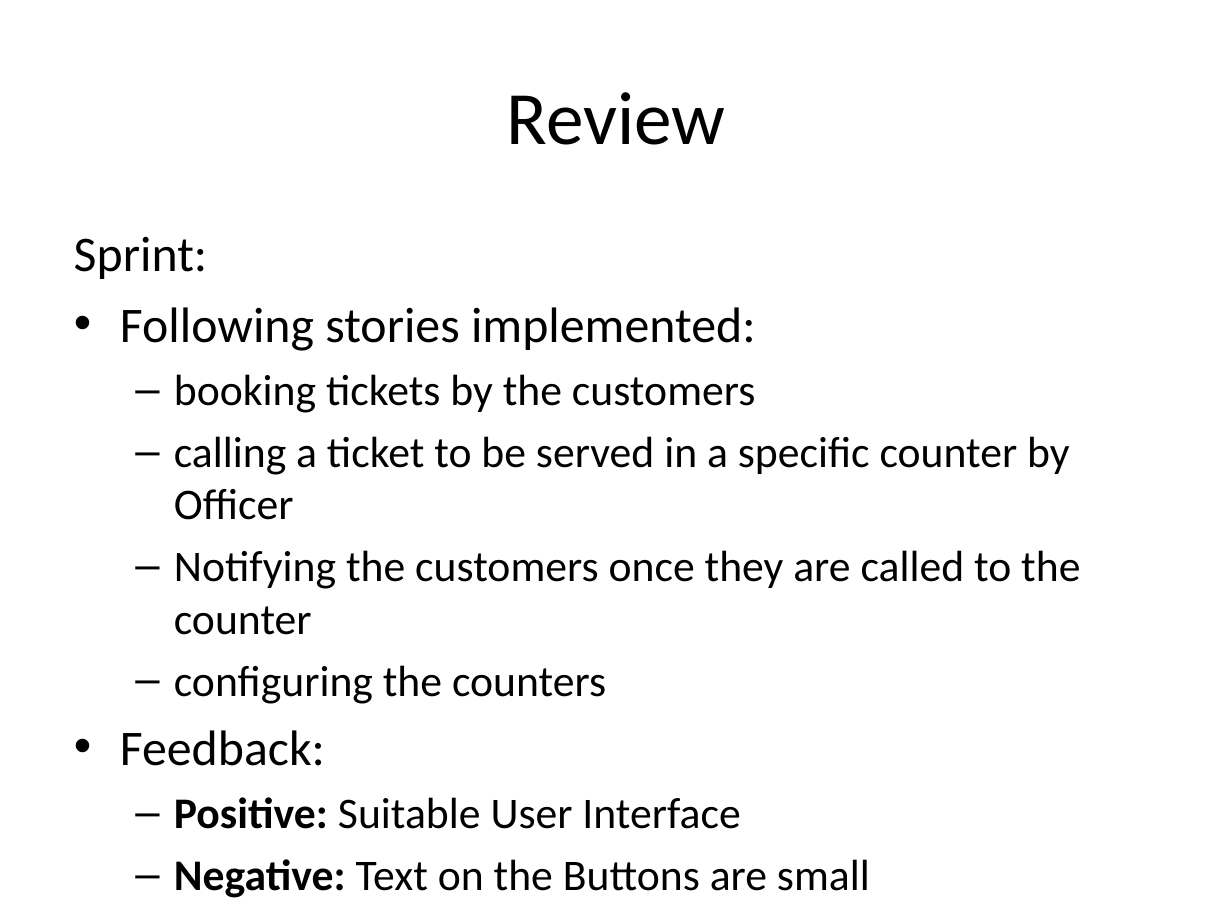
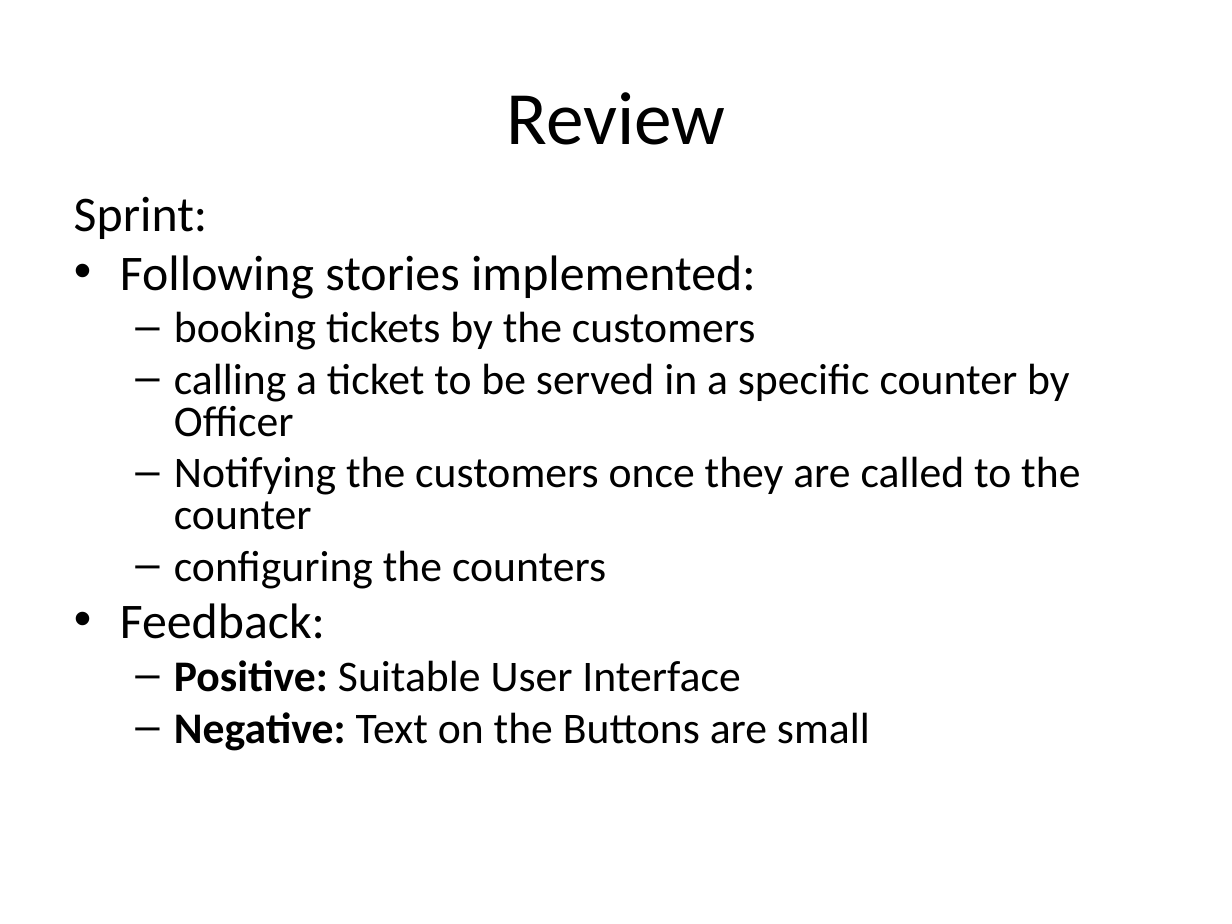
Before and after one commit to mosTavassoli/QueueManagement, a slide deck: slide 2 of retrospective/retrospective-1.pptx. Drawn at 1232x924 pixels with LibreOffice and Linux fonts; fonts in the diff are those of the drawing. Boxes give left, top, right and bottom in pixels: in the first picture for what was removed or moved away, otherwise in the second. Text is boxed around its words. In the diff, an @@ line names an element or a change of style, - is before the commit and + after.

```diff
--- a/retrospective/retrospective-1.pptx
+++ b/retrospective/retrospective-1.pptx
@@ text "Sprint:": place and size @@
-text "Sprint:" at (74,236,1080,898)
+text "Sprint:" at (74,196,1080,751)
@@ text "Sprint:" at (74,196,1080,751): line spacing 1 to 0.8 @@
```
Also in this commit, not shown: 1 other slide changed, 1 other file.
